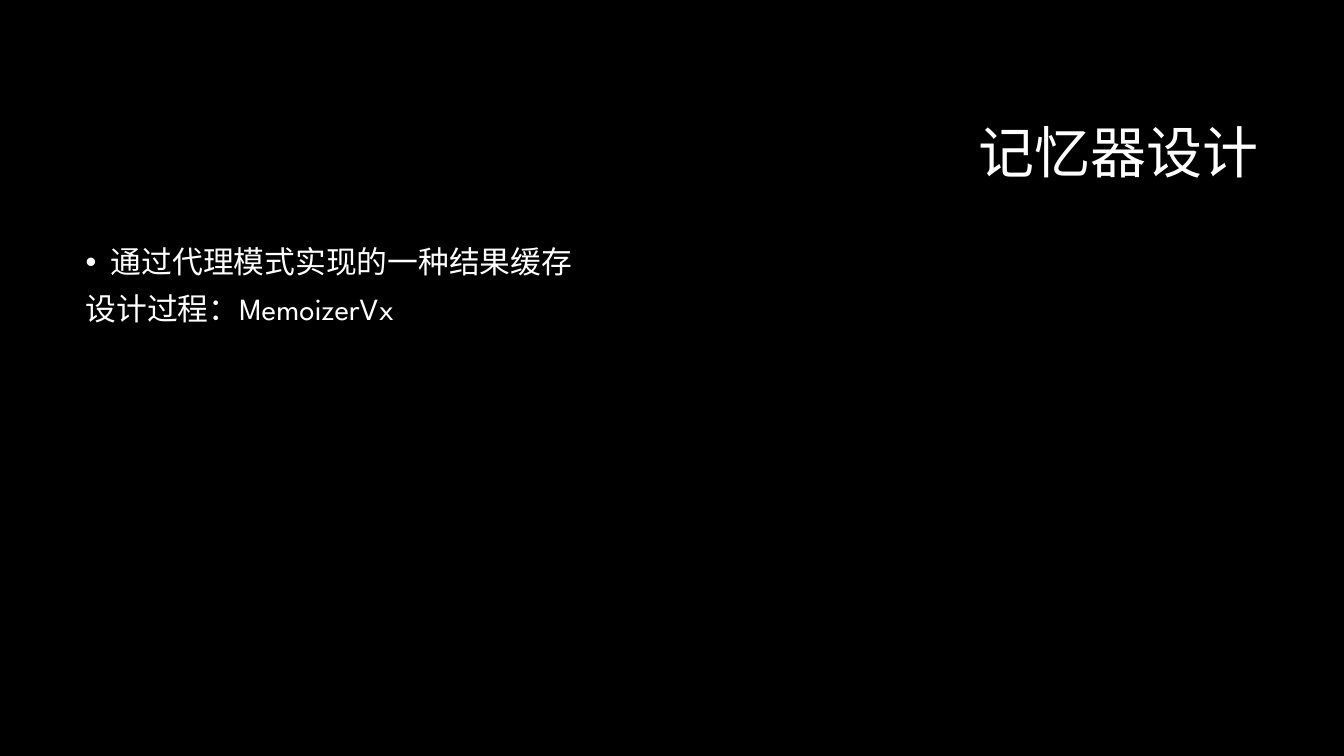
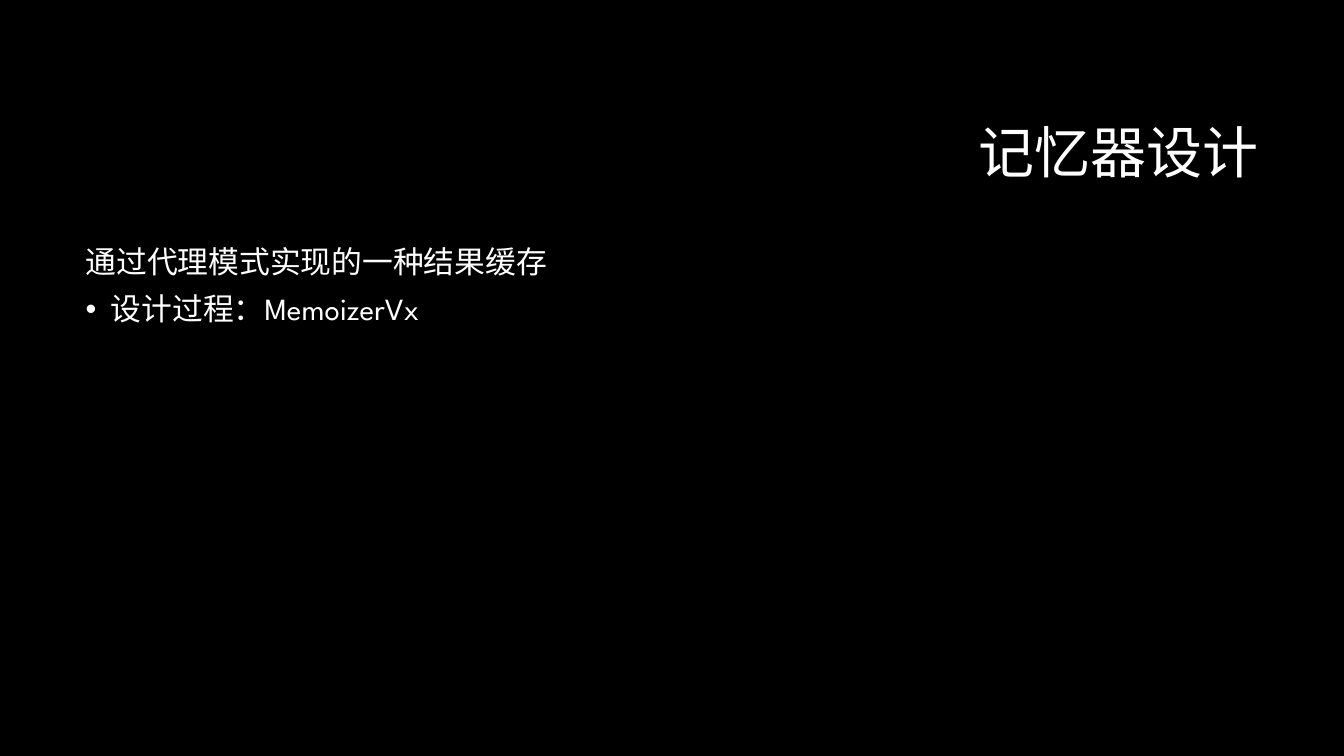
Before and after one commit to GerogeLeon/multithread_demo, a slide deck: slide 41 of JAVA并发编程.pptx (slide 37 before the commit). Drawn at 1344x756 pixels with LibreOffice and Linux fonts; fonts in the diff are those of the drawing; background and template pictures are left out. Boxes give left, top, right and bottom in pixels: in the first picture for what was removed or moved away, otherwise in the second. Text is boxed around its words. In the diff, an @@ line names an element or a change of style, - is before the commit and + after.

```diff
--- a/JAVA并发编程.pptx
+++ b/JAVA并发编程.pptx
@@ text "通过代理模式实现的一种结果缓存" at [86, 247, 547, 323]: bullet • to none; bullet none to • @@
```
Also in this commit, not shown: 6 other slides changed, 5 slides added, 4 other files.
